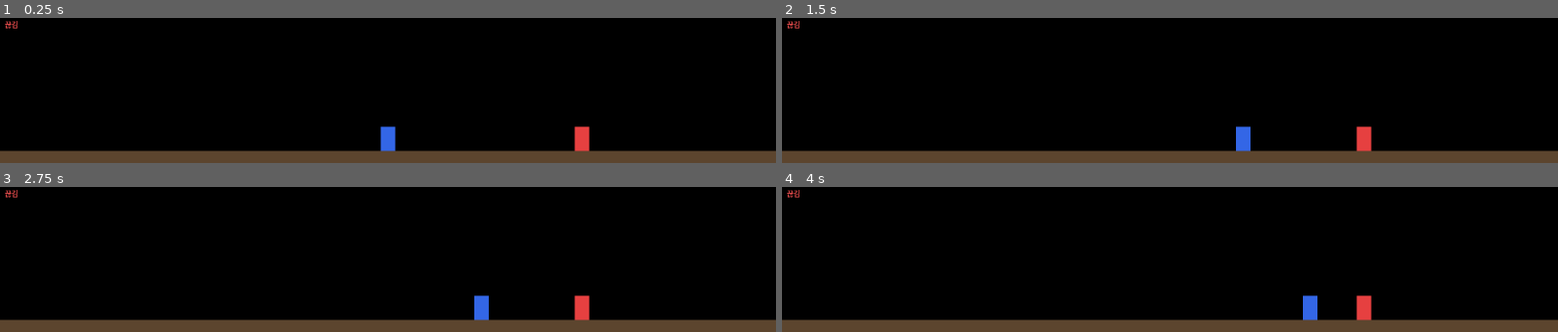
Above: before the commit, frames 1-4 (two rows, left to right).
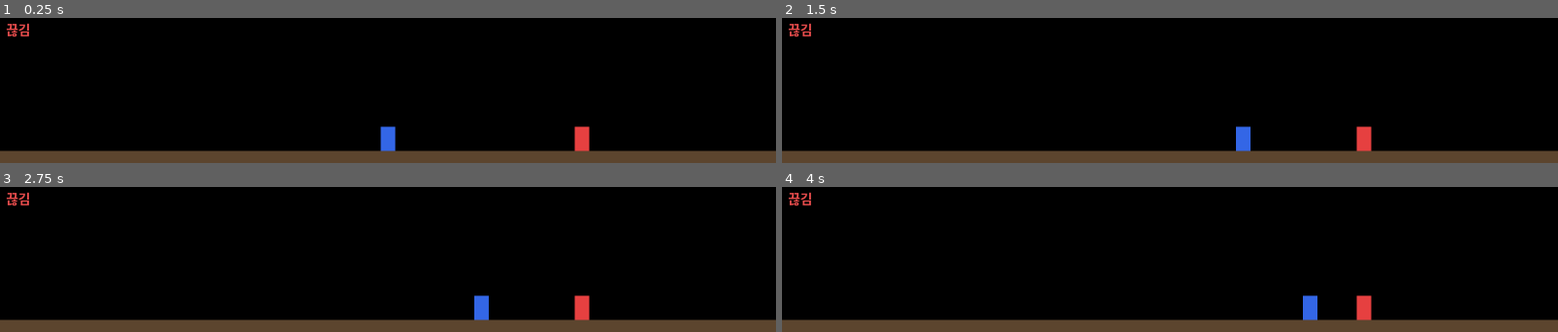
Above: after the commit, the same moments.

Repository: isjkms/Terrarium_Client
Game: Godot game, scene res://main.tscn
The game is run twice, just before and just after one commit, with the same random seed, the same clock (stepped at 60 frames per second) and the same inputs.
Inputs:
- Up to frame 1 (0.25 s): no input
- Up to frame 2 (1.5 s): tap Enter at 0.5 s; hold Right (ui_right) 0.53-1.28 s; tap T at 0.6, 1.35 s; hold Left (ui_left) from 1.28 s (still down)
- Up to frame 3 (2.75 s): release Left (ui_left) at 2.03 s; hold Right (ui_right) from 2.03 s (still down); tap T at 2.1 s
- Up to frame 4 (4 s): tap T at 2.85, 3.6 s; release Right (ui_right) at 3.53 s; hold Left (ui_left) from 3.53 s (still down)

The runs differ from the first frame. In frame 1, 0.2% of the frame differs, in the area x 0-4%, y 2-14%; in frame 2, 0.2%; in frame 3, 0.2%; in frame 4, 0.2%.

Commit message:
[CL-020][fix] 연결 상태 텍스트 크기 확대
https://github.com/isjkms/Terrarium_Client/issues/19

Diff:
--- a/main.gd
+++ b/main.gd
@@ -201,7 +201,7 @@
 		_:
 			label = "끊김"
 			color = Color(0.9, 0.3, 0.3)
-	draw_string(ThemeDB.fallback_font, Vector2(8, 16), label, HORIZONTAL_ALIGNMENT_LEFT, -1, 12, color)
+	draw_string(ThemeDB.fallback_font, Vector2(10, 28), label, HORIZONTAL_ALIGNMENT_LEFT, -1, 22, color)
 
 func _draw_character(floor_x: float, color: Color) -> void:
 	# 밑변이 바닥선(floor_y)에 닿도록 도형을 세운다.
